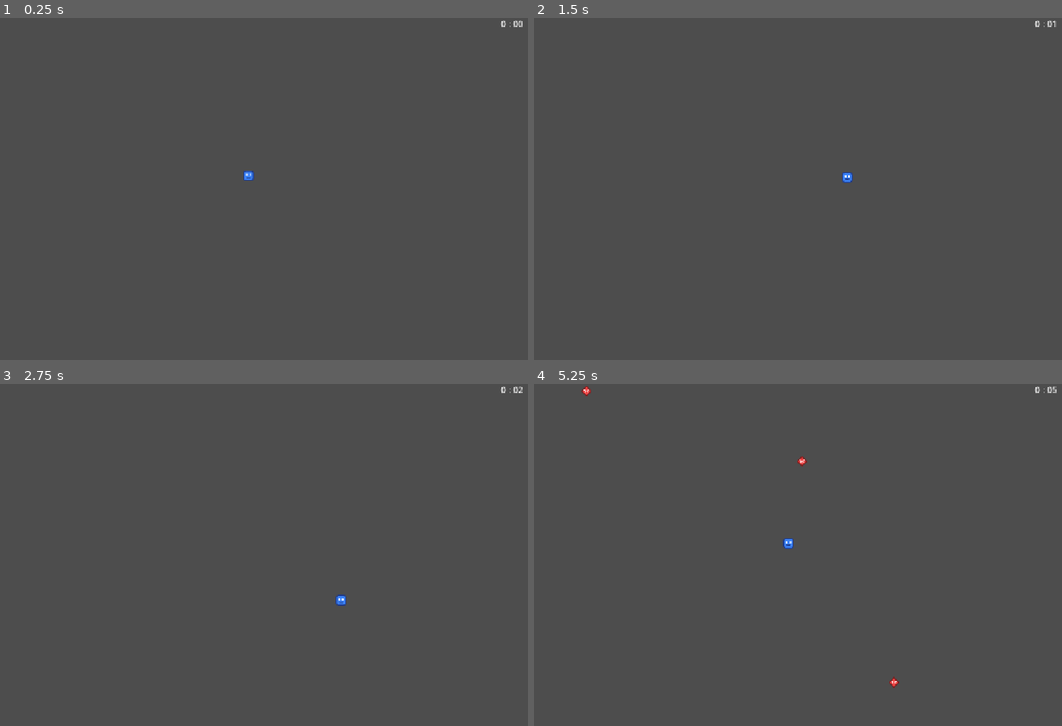
Above: before the commit, frames 1-4 (two rows, left to right).
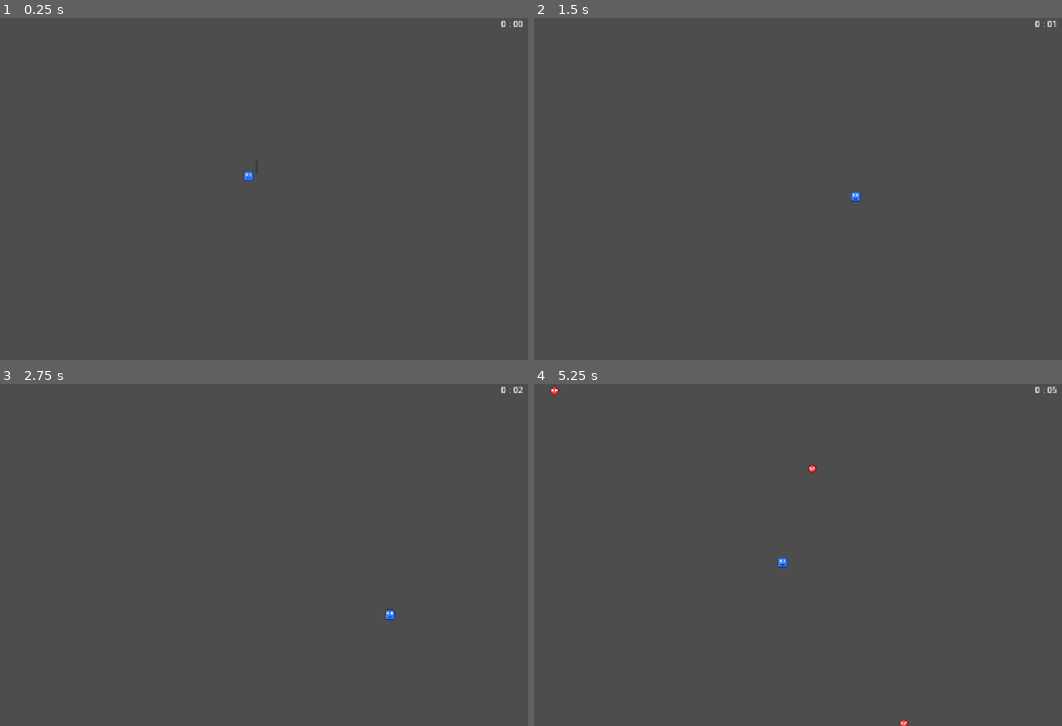
Above: after the commit, the same moments.

Repository: ulisesgarrod/ShivShift
Game: Godot game, scene res://scenes/escena.tscn
The game is run twice, just before and just after one commit, with the same random seed, the same clock (stepped at 60 frames per second) and the same inputs.
Inputs:
- Up to frame 1 (0.25 s): no input
- Up to frame 2 (1.5 s): tap Enter at 0.5 s; hold D (right) 0.53-1.28 s; tap Shift (attack) at 0.6, 1.35 s; hold S (down) from 1.28 s (still down)
- Up to frame 3 (2.75 s): release S (down) at 2.03 s; hold D (right) from 2.03 s (still down); tap Shift (attack) at 2.1 s
- Up to frame 4 (5.25 s): release D (right) at 2.78 s; hold W (up) 2.78-3.53 s; tap Shift (attack) every 0.75 s from 2.85 to 5.1 s; hold A (left) 3.53-5.03 s; hold S (down) from 5.03 s (still down)

The runs differ from the first frame. In frame 2, 0.1% of the frame differs, in the area x 58-62%, y 45-54%; in frame 3, 0.1%; in frame 4, 0.3%, in the area x 2-72%, y 0-100%.

Commit message:
Dash mechanic updated, dash adapted to charge load. Basic ChargeBar added

Diff:
--- a/scenes/escena.tscn
+++ b/scenes/escena.tscn
@@ -11,3 +11,13 @@
 
 [node name="Player" parent="." unique_id=1041187817 instance=ExtResource("1_aa26p")]
 position = Vector2(623, 299)
+
+[node name="ChargeBar" type="ProgressBar" parent="Player" unique_id=302426614]
+offset_left = 13.0
+offset_top = -31.0
+offset_right = 17.0
+offset_bottom = -4.0
+max_value = 1.0
+fill_mode = 3
+show_percentage = false
+metadata/_edit_use_anchors_ = true
--- a/scripts/player.gd
+++ b/scripts/player.gd
@@ -7,30 +7,35 @@
 var is_dashing = false
 var dash_speed : float = 500
 var dash_duration : float = 0.2
-var dash_timer : float = 0.2
+var dash_timer : float = 0.0
+var dash_damage : float = 1
 
 var is_charging = false
 var charge_duration : float = 0.5
-var charge_timer : float = 0.5
+var charge_timer : float = 0.0
 
-var dash_damage : float = 1
-var hit_enemies : Array = [] # Enemigos ya golpeados en el dash actual
-
+var hit_enemies : Array = [] #Enemies hit by the current dash
 
 func _physics_process(_delta: float) -> void:
 	if is_charging == true: #Charge state
 		velocity = Vector2.ZERO
 		direction = Input.get_vector("left", "right", "up", "down")
-		charge_timer -= _delta
-		if (charge_timer) <= 0:
-				execute_dash()
+		charge_timer += _delta
+
+		update_charge_bar()
+
+		if Input.is_action_just_released("attack"):
+			execute_dash(charge_timer)
+		elif (charge_timer) >= charge_duration:
+			execute_dash(charge_duration)
 	elif is_dashing == true: #Dash movement
 		dash_timer -= _delta
 		velocity = direction * dash_speed
 		move_and_slide()
 		deal_dash_damage()
 		if (dash_timer) <= 0:
-				is_dashing = false
+			is_dashing = false
+			hit_enemies.clear()
 	else: #Normal state
 		velocity = Input.get_vector("left", "right", "up", "down") * speed
 		move_and_slide()
@@ -41,16 +46,22 @@
 	if is_dashing == true || is_charging == true:
 		return
 	is_charging = true
-	charge_timer = charge_duration
+	charge_timer = 0.0
+	$ChargeBar.visible = true
+	$ChargeBar.value = 0.0
 
-func execute_dash() -> void:
+func execute_dash(timer: float) -> void:
 	is_charging = false
 	is_dashing = true
-	dash_timer = dash_duration
-	hit_enemies.clear()
+	var charge_load = clampf(timer / charge_duration, 0.0, 1.0) #Turning the charged time into a value between 0 and 1
+	dash_timer = dash_duration * maxf(charge_load, 0.3) #Max between charge_load and the minimun duration
+	$ChargeBar.visible = false
 
 func deal_dash_damage() -> void:
 	for body in $DashHitbox.get_overlapping_bodies():
 		if body.has_method("take_damage") and body not in hit_enemies:
 			hit_enemies.append(body)
 			body.take_damage(dash_damage)
+
+func update_charge_bar() -> void:
+	$ChargeBar.value = clampf(charge_timer / charge_duration, 0.0, 1.0)
